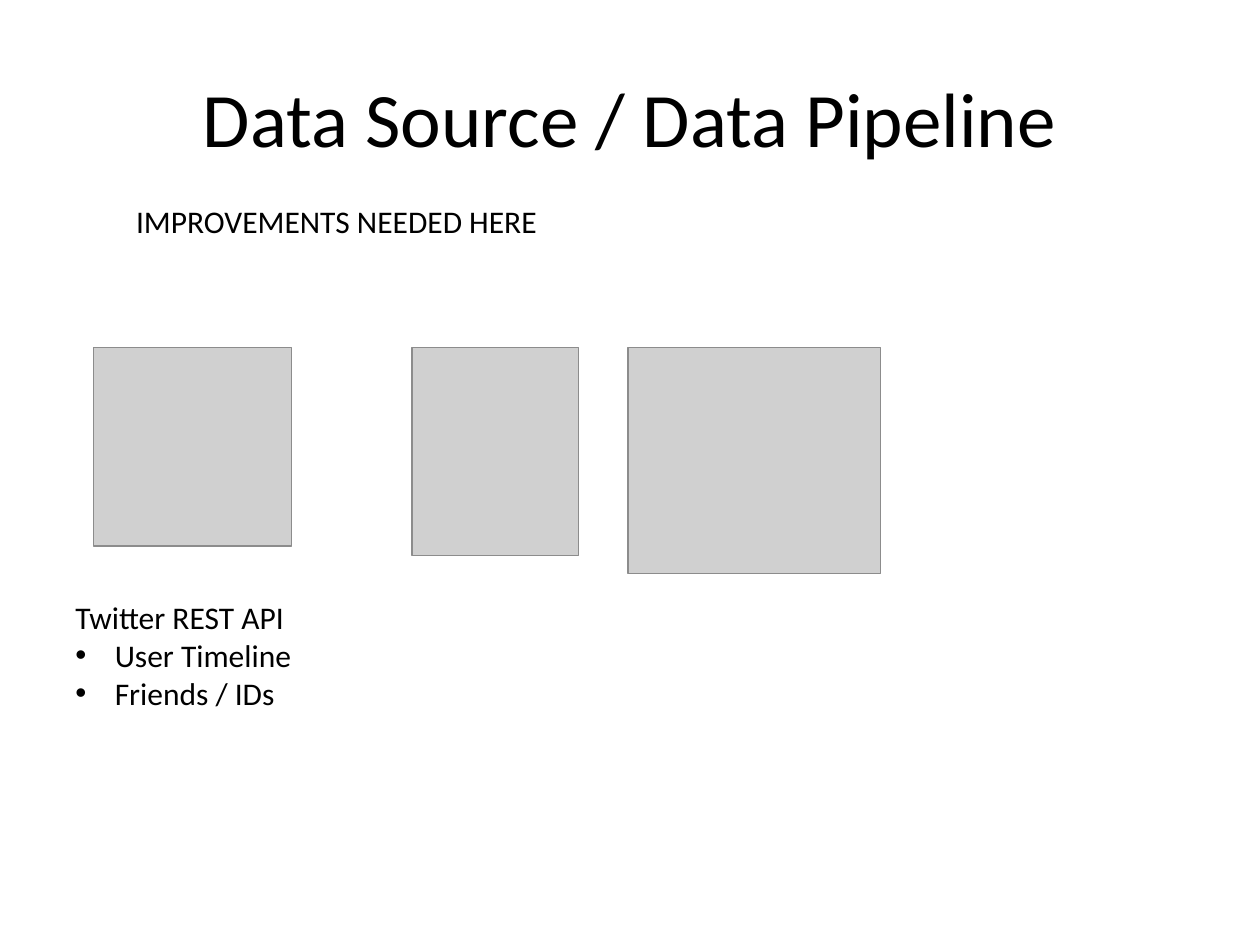
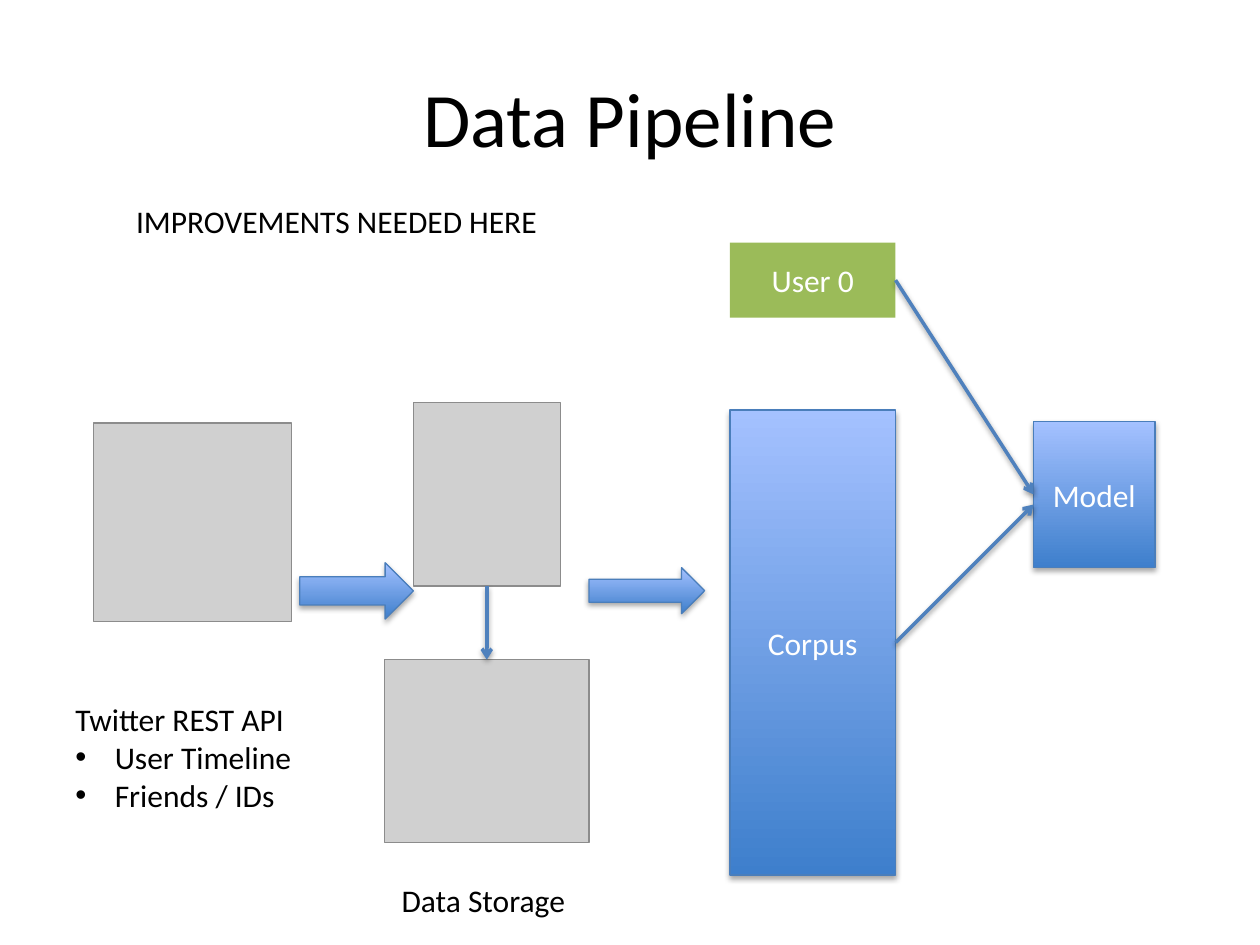
Before and after one commit to susiexsun/capstone_project, a slide deck: slide 7 of capstone_presentation.pptx. Drawn at 1260x945 pixels with LibreOffice and Linux fonts; fonts in the diff are those of the drawing; grey boxes stand for pictures. Boxes give left, top, right and bottom in pixels: in the first picture for what was removed or moved away, otherwise in the second. Text is boxed around its words. In the diff, an @@ line names an element or a change of style, - is before the commit and + after.

```diff
--- a/capstone_presentation.pptx
+++ b/capstone_presentation.pptx
@@ title at [423,93,836,160]: text changed @@
-Data Source / Data Pipeline
+Data Pipeline
@@ rectangle added at [730,243,895,319], fill #9BBB59, 18 pt, text #FFFFFF @@
+User 0
@@ arrow added from (896, 280) to (1033, 494), #4F81BD 2 pt @@
@@ picture: place and size @@
-picture at [412,348,578,556]
+picture at [413,403,561,587]
@@ rectangle added at [730,410,895,874], fill gradient #3F80CE to #A4C4FF, outline #4B7EBC 0.75 pt, 18 pt, text #FFFFFF @@
+Corpus
@@ picture: place and size @@
-picture at [93,348,291,546]
+picture at [93,423,291,621]
@@ rectangle added at [1033,421,1154,567], fill gradient #3F80CE to #A4C4FF, outline #4B7EBC 0.75 pt, 18 pt, text #FFFFFF @@
+Model
@@ arrow added from (896, 643) to (1033, 504), #4F81BD 2 pt @@
@@ right arrow added at [300,563,413,620], fill gradient #3F80CE to #A4C4FF, outline #4B7EBC 0.75 pt @@
@@ right arrow added at [590,568,706,614], fill gradient #3F80CE to #A4C4FF, outline #4B7EBC 0.75 pt @@
@@ arrow added from (486, 586) to (486, 660), #4F81BD 2 pt @@
@@ picture: place and size @@
-picture at [627,348,881,573]
+picture at [384,660,588,843]
@@ text "Twitter REST API": place and size @@
-text "Twitter REST API" at [75,607,291,706]
+text "Twitter REST API" at [75,709,291,808]
@@ text added at [402,891,565,918], 18 pt, text #000000 @@
+Data Storage
```
Also in this commit, not shown: 5 other slides changed, 2 slides added, 1 slide removed, 7 other files.
